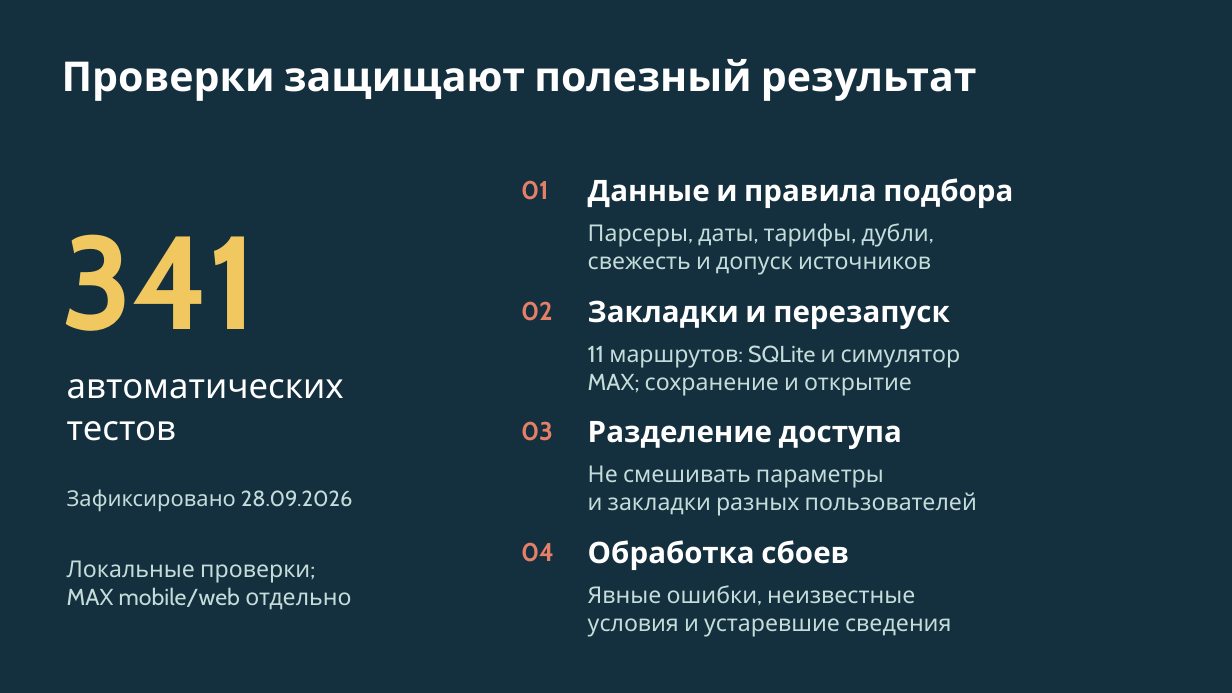
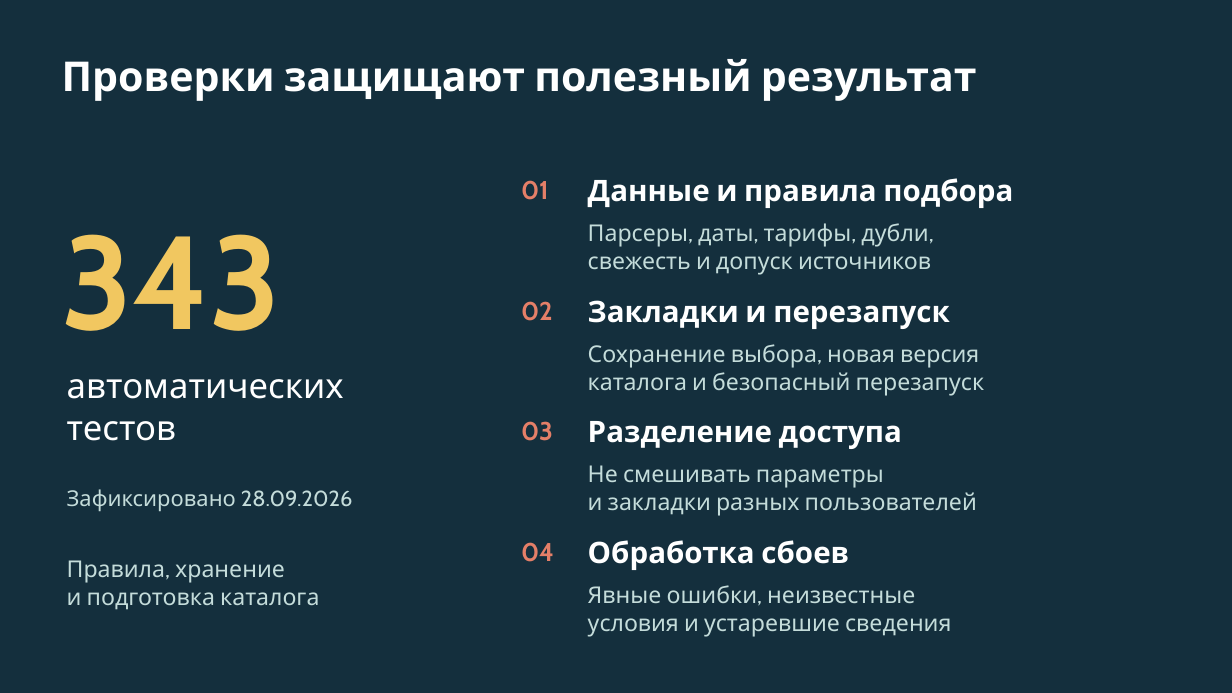
Before and after one commit to AiratBastanov/HackMaxBot2026, a slide deck: slide 8 of presentation/cultural-plan.pptx. Drawn at 1232x693 pixels with LibreOffice and Linux fonts; fonts in the diff are those of the drawing. Boxes give left, top, right and bottom in pixels: in the first picture for what was removed or moved away, otherwise in the second. Text is boxed around its words. In the diff, an @@ line names an element or a change of style, - is before the commit and + after.

```diff
--- a/presentation/cultural-plan.pptx
+++ b/presentation/cultural-plan.pptx
@@ text at (x1=62, y1=234, x2=281, y2=331): text changed @@
-341
+343
@@ text at (x1=588, y1=344, x2=985, y2=395): text changed @@
-11 маршрутов: SQLite и симулятор
-MAX; сохранение и открытие
+Сохранение выбора, новая версия
+каталога и безопасный перезапуск
@@ text at (x1=67, y1=560, x2=319, y2=610): text changed @@
-Локальные проверки;
-MAX mobile/web отдельно
+Правила, хранение
+и подготовка каталога
```
Also in this commit, not shown: 6 other slides changed, 34 other files.
